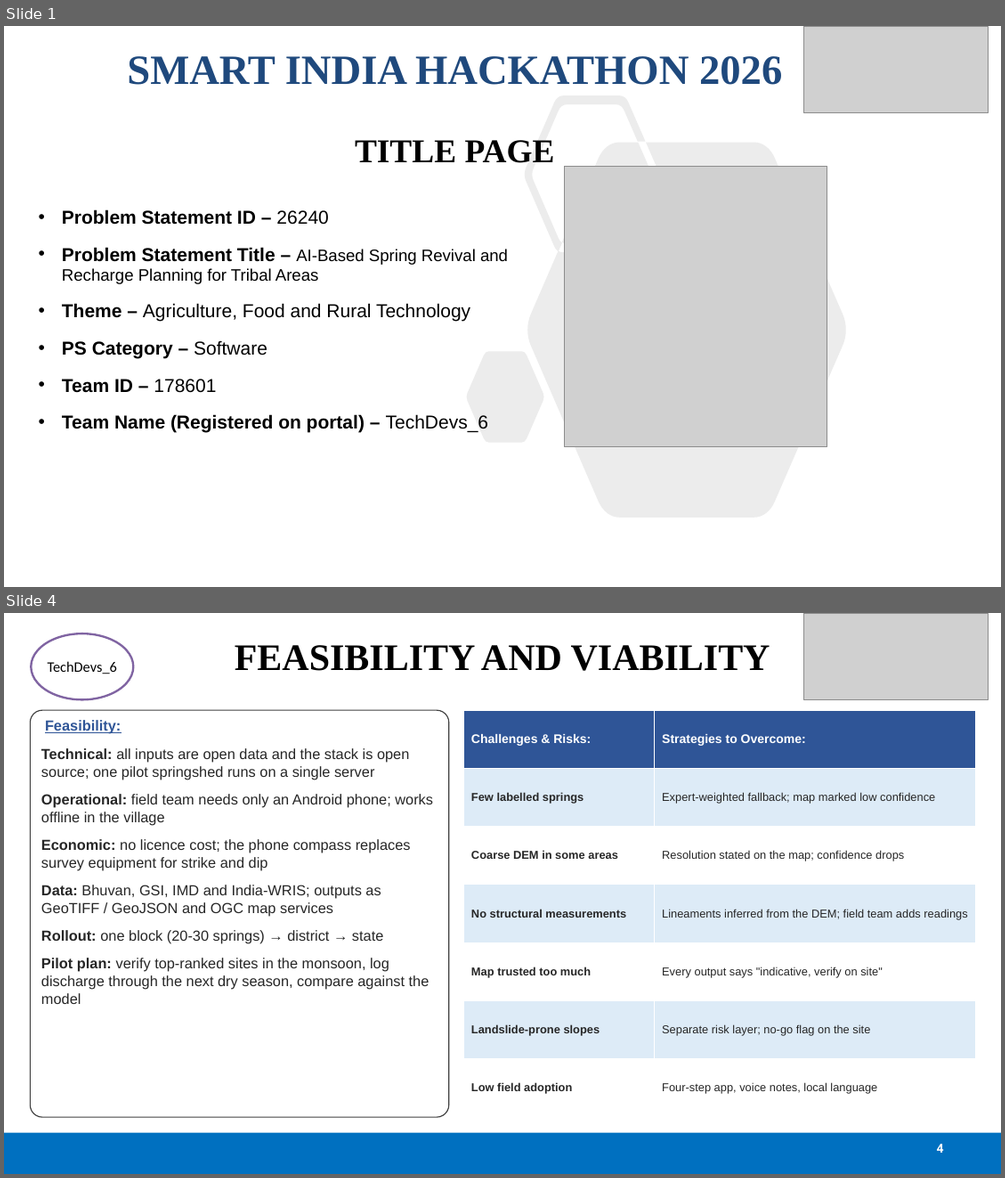
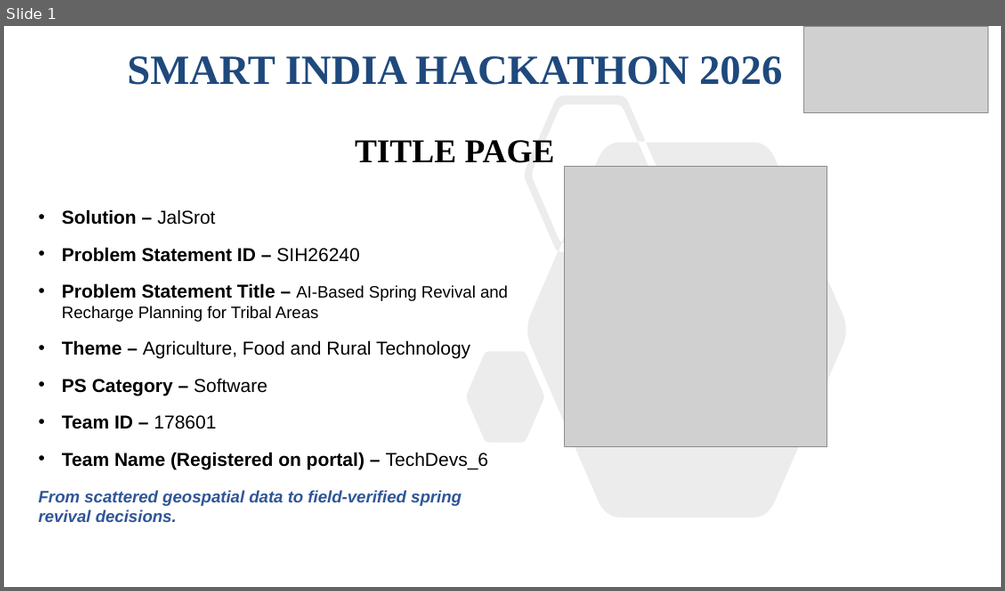
Before and after one commit to TharunS2006/HealthcareAI, a slide deck: docs/SIH26240/JalSrot-SIH2026-Idea.pptx. Shown one above the other, each under a label of ours: slides 1 and 4 before the commit, slide 1 after it; the slides between them are not shown. The pictures are 1005x1178 and 1005x591 pixels, drawn with LibreOffice and Linux fonts; fonts in the diff are those of the drawing; grey boxes stand for pictures. Boxes give left, top, right and bottom in pixels: in the first picture for what was removed or moved away, otherwise in the second. Text is boxed around its words. In the diff, an @@ line names an element or a change of style, - is before the commit and + after.

```diff
--- a/docs/SIH26240/JalSrot-SIH2026-Idea.pptx
+++ b/docs/SIH26240/JalSrot-SIH2026-Idea.pptx
@@ slide 4 removed at (4, 613, 1001, 1174), background #FFFFFF @@
@@ ellipse removed at (31, 634, 133, 699) @@
-TechDevs_6
@@ picture removed at (804, 613, 988, 699) @@
@@ title removed at (235, 645, 770, 671) @@
-FEASIBILITY AND VIABILITY
@@ rounded rectangle removed at (30, 710, 449, 1117) @@
@@ table removed at (464, 710, 976, 1117), 7 rows, 2 columns @@
-Challenges & Risks: | Strategies to Overcome:
-Few labelled springs | Expert-weighted fallback; map marked low confidence
-Coarse DEM in some areas | Resolution stated on the map; confidence drops
-No structural measurements | Lineaments inferred from the DEM; field team adds readings
-Map trusted too much | Every output says "indicative, verify on site"
-Landslide-prone slopes | Separate risk layer; no-go flag on the site
-Low field adoption | Four-step app, voice notes, local language
@@ text removed at (45, 720, 121, 733) @@
-Feasibility:
@@ text removed at (41, 748, 433, 1004) @@
-Technical: all inputs are open data and the stack is open source; one pilot springshed runs on a single server
-Operational: field team needs only an Android phone; works offline in the village
-Economic: no licence cost; the phone compass replaces survey equipment for strike and dip
-Data: Bhuvan, GSI, IMD and India-WRIS; outputs as GeoTIFF / GeoJSON and OGC map services
-Rollout: one block (20-30 springs) → district → state
-Pilot plan: verify top-ranked sites in the monsoon, log discharge through the next dry season, compare against the model
@@ rectangle removed at (4, 1133, 1001, 1174) @@
@@ page number removed at (937, 1143, 944, 1152) @@
-4
@@ slide 1 changed as well @@
@@ text at (62, 209, 359, 262): text changed @@
-• Problem Statement ID – 26240
+• Solution – JalSrot
+• Problem Statement ID – SIH26240
@@ text added at (39, 490, 461, 522), 16 pt, text #2F5597, bold, italic @@
+From scattered geospatial data to field-verified spring revival decisions.
```
Also in this commit, not shown: 3 other slides changed, 2 slides added, 1 other slide removed, 1 other file.
